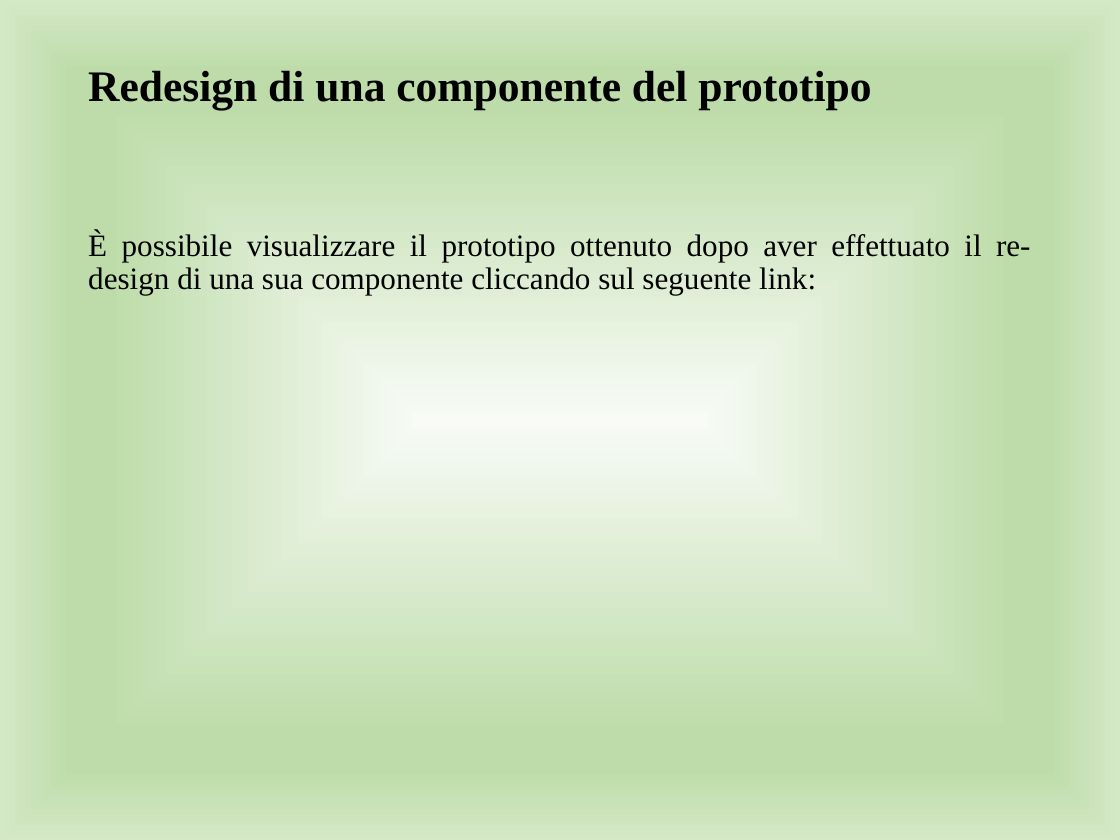
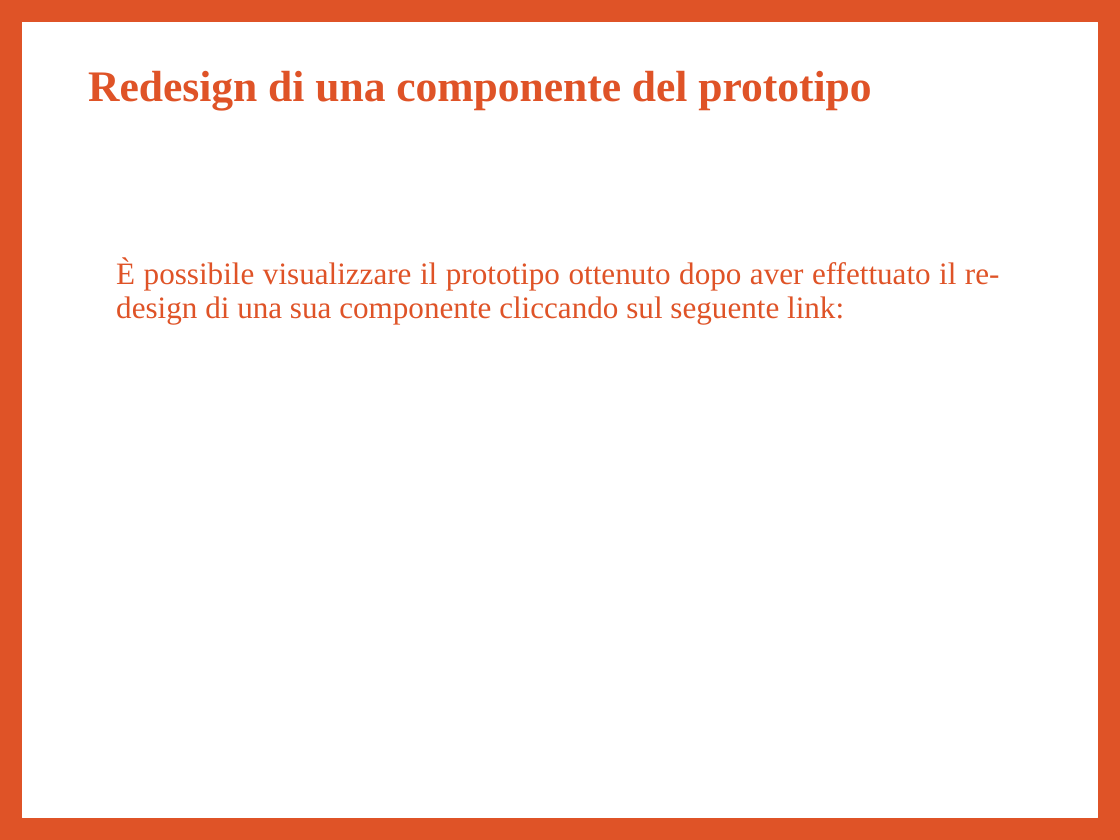
Before and after one commit to giusmastro91/Cognitive-systems, a slide deck: slide 5 of Prova_6/Leone_Mastrosimone_PresentazioneProgetto.pptx. Drawn at 1120x840 pixels with LibreOffice and Linux fonts; fonts in the diff are those of the drawing. Boxes give left, top, right and bottom in pixels: in the first picture for what was removed or moved away, otherwise in the second. Text is boxed around its words. In the diff, an @@ line names an element or a change of style, - is before the commit and + after.

```diff
--- a/Prova_6/Leone_Mastrosimone_PresentazioneProgetto.pptx
+++ b/Prova_6/Leone_Mastrosimone_PresentazioneProgetto.pptx
@@ background gradient #F8FBF6 to #BEDCAA to #D4E8C6 to #DF5327 @@
@@ rectangle added at <box>22,22,1098,818</box>, fill #FFFFFF, outline #FFFFFF 1 pt @@
@@ title "Redesign di una componente del ..." at <box>88,70,871,109</box>: text colour #000000 to #DF5327 @@
@@ text "È possibile visualizzare il prototipo ...": place and size @@
-text "È possibile visualizzare il prototipo ..." at <box>88,231,1031,295</box>
+text "È possibile visualizzare il prototipo ..." at <box>116,260,1000,323</box>
@@ text "È possibile visualizzare il prototipo ..." at <box>116,260,1000,323</box>: text colour #000000 to #DF5327; more space between paragraphs @@
```
Also in this commit, not shown: 38 other slides changed.
